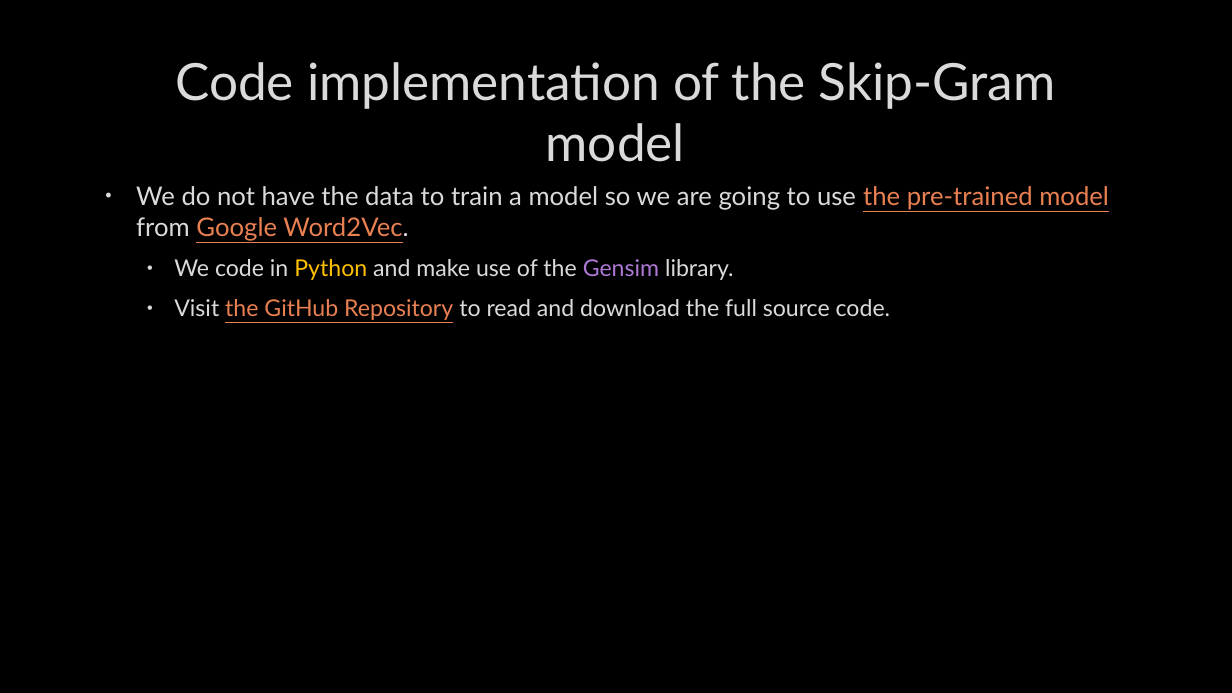
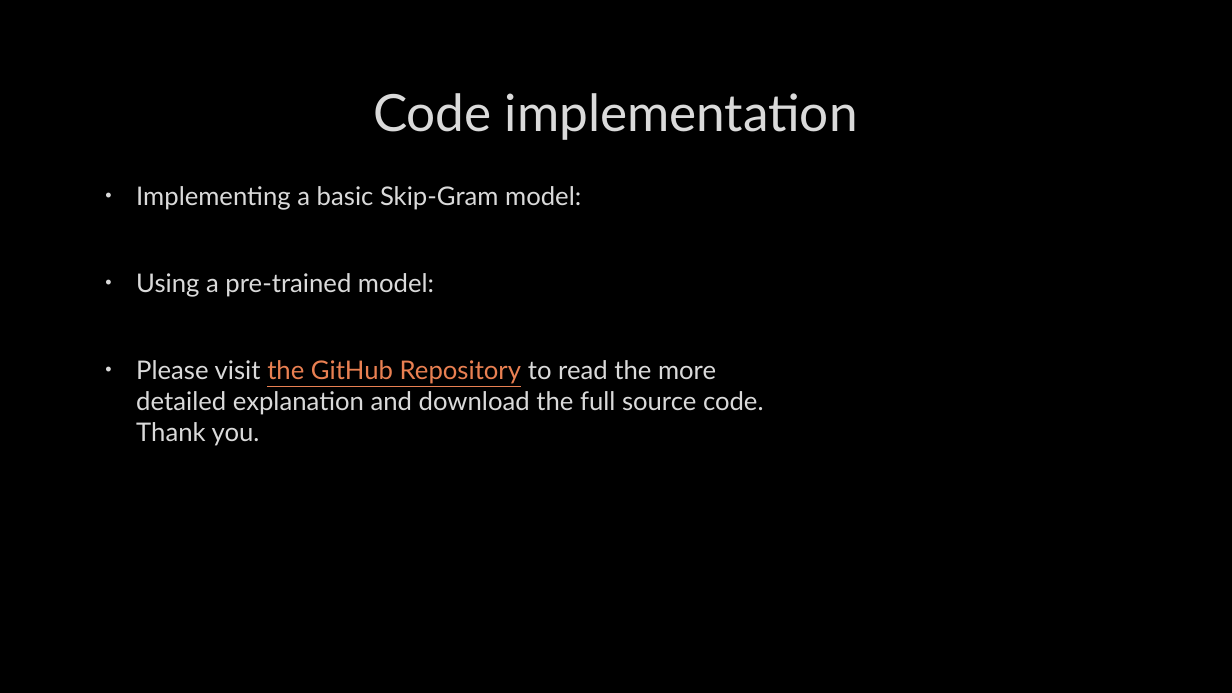
Before and after one commit to yueagar/ESTR2018-project, a slide deck: slide 4 of Presentation.pptx. Drawn at 1232x693 pixels with LibreOffice and Linux fonts; fonts in the diff are those of the drawing; background and template pictures are left out. Boxes give left, top, right and bottom in pixels: in the first picture for what was removed or moved away, otherwise in the second. Text is boxed around its words. In the diff, an @@ line names an element or a change of style, - is before the commit and + after.

Commit message:
Updated pptx and code

```diff
--- a/Presentation.pptx
+++ b/Presentation.pptx
@@ title at (x1=373, y1=93, x2=858, y2=140): text changed @@
-Code implementation of the Skip-Gram model
+Code implementation
@@ text at (x1=136, y1=186, x2=764, y2=446): text changed; size 18 to 20 pt @@
-• We do not have the data to train a model so we are going to use the pre-trained model from Google Word2Vec.
-  • We code in Python and make use of the Gensim library.
-  • Visit the GitHub Repository to read and download the full source code.
+• Implementing a basic Skip-Gram model:
+• Using a pre-trained model:
+• Please visit the GitHub Repository to read the more detailed explanation and download the full source code. Thank you.
```
Also in this commit, not shown: 2 other slides changed, 2 other files.
